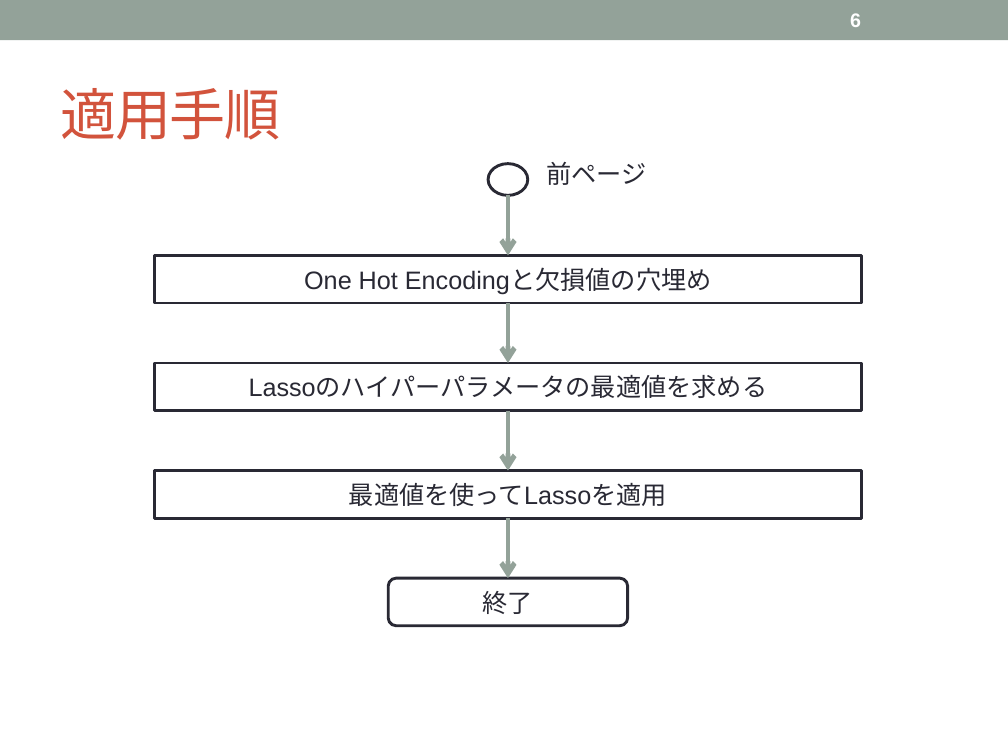
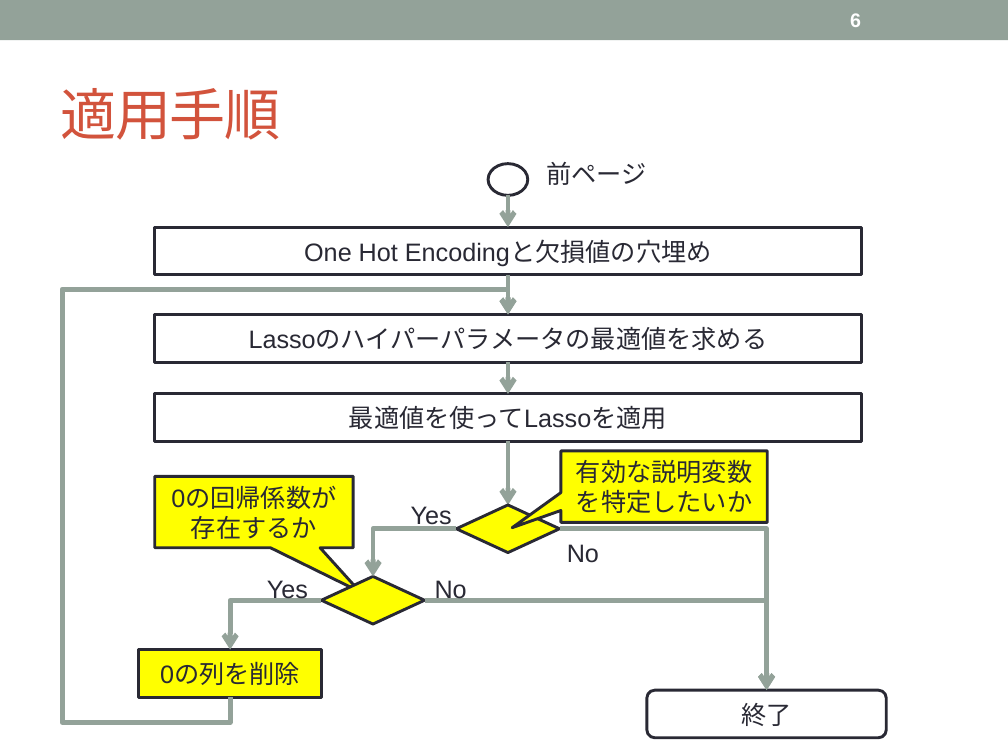
Before and after one commit to tsuchiyatoshio/team, a slide deck: slide 6 of misoka/2.3.Lasso/2.3.Lasso.pptx. Drawn at 1008x756 pixels with LibreOffice and Linux fonts; fonts in the diff are those of the drawing. Boxes give left, top, right and bottom in pixels: in the first picture for what was removed or moved away, otherwise in the second. Text is boxed around its words. In the diff, an @@ line names an element or a change of style, - is before the commit and + after.

```diff
--- a/misoka/2.3.Lasso/2.3.Lasso.pptx
+++ b/misoka/2.3.Lasso/2.3.Lasso.pptx
@@ arrow moved from (508, 196) - (508, 255) to (508, 196) - (508, 227) @@
@@ rectangle "One Hot Encodingと欠損値の穴埋め": place and size @@
-rectangle "One Hot Encodingと欠損値の穴埋め" at [155,255,862,302]
+rectangle "One Hot Encodingと欠損値の穴埋め" at [155,227,862,274]
@@ elbow arrow added from (230, 698) to (508, 314), #93A299 3.5 pt @@
@@ arrow moved from (508, 303) - (508, 363) to (508, 275) - (508, 314) @@
@@ rectangle "Lassoのハイパーパラメータの最適値を求める": place and size @@
-rectangle "Lassoのハイパーパラメータの最適値を求める" at [155,363,862,410]
+rectangle "Lassoのハイパーパラメータの最適値を求める" at [155,314,862,362]
@@ arrow moved from (508, 410) - (508, 471) to (508, 362) - (508, 394) @@
@@ rectangle "最適値を使ってLassoを適用": place and size @@
-rectangle "最適値を使ってLassoを適用" at [155,471,862,518]
+rectangle "最適値を使ってLassoを適用" at [155,394,862,442]
@@ arrow moved from (508, 518) - (508, 579) to (508, 442) - (508, 505) @@
@@ speech box added at [155,477,354,548], fill #FFFF00, outline #292934 2.08 pt, 18 pt, text #292934 @@
+0の回帰係数が存在するか
@@ speech box added at [560,451,767,522], fill #FFFF00, outline #292934 2.08 pt, 18 pt, text #292934 @@
+有効な説明変数を特定したいか
@@ text added at [411,506,452,530], 18 pt, text #292934 @@
+Yes
@@ diamond added at [457,505,559,552], fill #FFFF00, outline #292934 2.08 pt @@
@@ elbow arrow added from (457, 529) to (373, 577), #93A299 3.5 pt @@
@@ elbow arrow added from (559, 529) to (767, 690), #93A299 3.5 pt @@
@@ text added at [567,544,599,563], 18 pt, text #292934 @@
+No
@@ text added at [267,580,308,603], 18 pt, text #292934 @@
+Yes
@@ diamond added at [322,577,424,624], fill #FFFF00, outline #292934 2.08 pt @@
@@ text added at [435,580,467,603], 18 pt, text #292934 @@
+No
@@ elbow arrow added from (322, 600) to (230, 649), #93A299 3.5 pt @@
@@ elbow arrow added from (424, 600) to (767, 690), #93A299 3.5 pt @@
@@ rectangle added at [139,649,322,697], fill #FFFF00, outline #292934 2.08 pt, 18 pt, text #292934 @@
+0の列を削除
@@ rounded rectangle "終了": place and size @@
-rounded rectangle "終了" at [388,579,628,626]
+rounded rectangle "終了" at [647,690,887,738]
```
Also in this commit, not shown: 3 other slides changed, 1 slide added.
